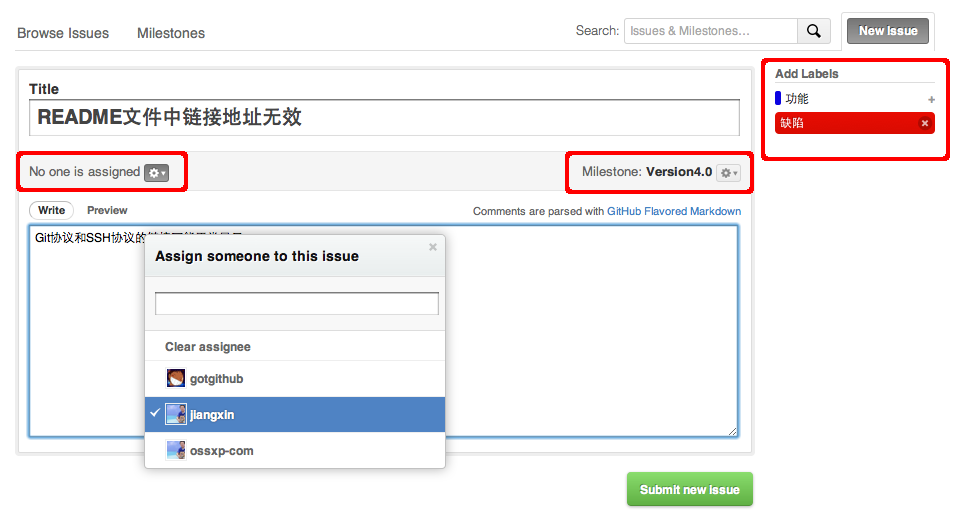
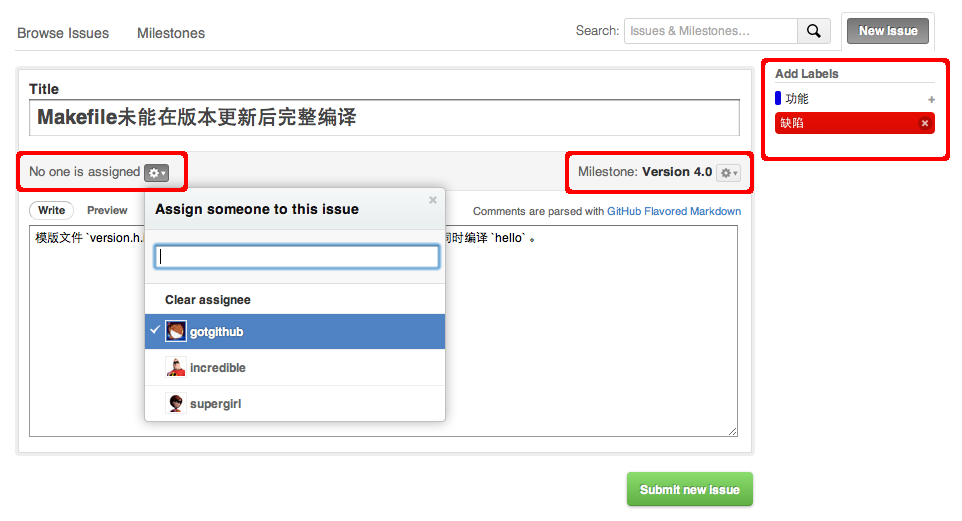
Comparing the layer stacks of the two 962 x 521 images. Changes:
painted on "背景" over left=26, top=107, right=741, bottom=479
